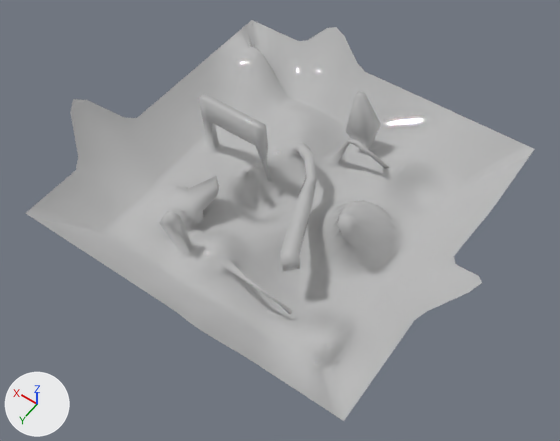
An edit to the Blender file misc/blender/playground.blend, drawn before and after from the same camera.
Both versions are drawn from a 50 mm lens placed at (-68.4, 99.3, 148.7), pointed at (-1.7, 5.9, 1.9). Every picture has the same lights, and +X, +Y and +Z are marked at lower left.

In view in the first picture: 'ground'.
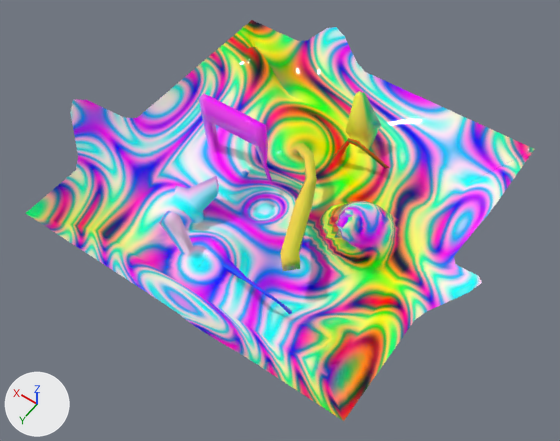
Location of each change, [x1, y1, x2, y2] in pixels of the pictures (560 x 441 px):
```json
{"object": "ground", "change": "surface changed", "before": [26, 20, 534, 421], "after": [26, 20, 534, 421]}
```

Edits to the scene script, one JSON object a line:
```json
{"op": "add", "block": "img_groundbake", "code": ["img_groundbake = load_image('groundbake', '_unpacked/groundbake', 1024, 1024, 'sRGB')"]}
{"op": "remove", "block": "mat_groundmat_postbake", "code": "mat_groundmat_postbake.base_color = (0.5, 0.5, 0.5)  # grey #bcbcbc"}
{"op": "add", "block": "mat_groundmat_postbake", "code": "mat_groundmat_postbake.texture = img_groundbake"}
```
